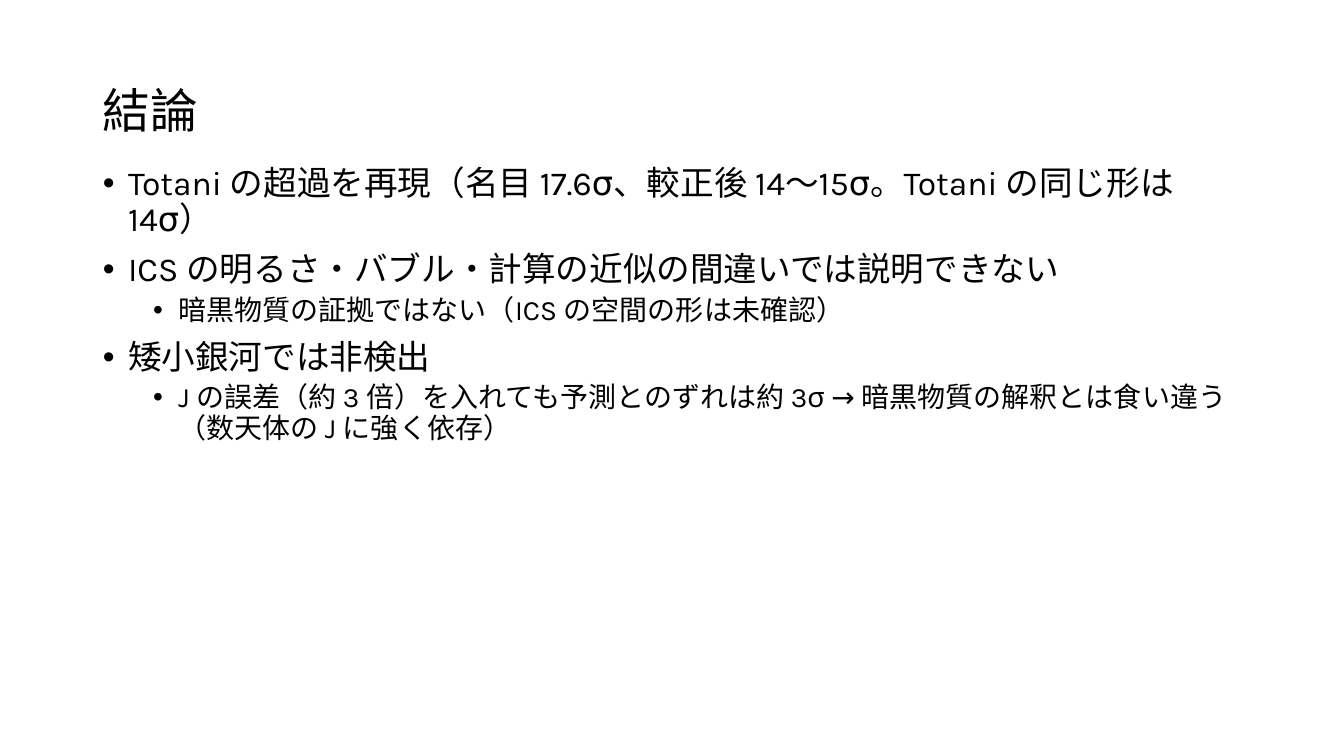
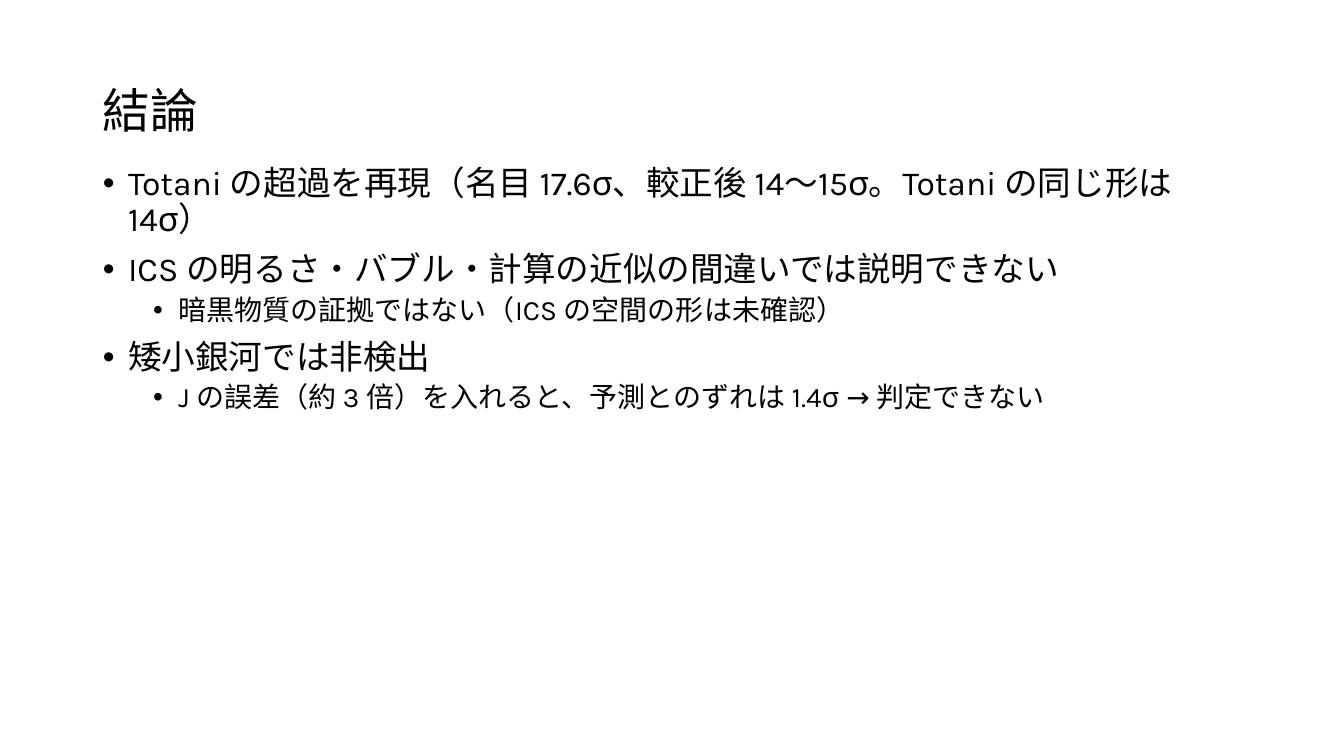
Before and after one commit to Mikann20041029/darkmatter-slides, a slide deck: slide 48 of slides/2026-10-03_研究進捗報告_claude_夕方版.pptx. Drawn at 1344x756 pixels with LibreOffice and Linux fonts; fonts in the diff are those of the drawing. Boxes give left, top, right and bottom in pixels: in the first picture for what was removed or moved away, otherwise in the second. Text is boxed around its words. In the diff, an @@ line names an element or a change of style, - is before the commit and + after.

```diff
--- a/slides/2026-10-03_研究進捗報告_claude_夕方版.pptx
+++ b/slides/2026-10-03_研究進捗報告_claude_夕方版.pptx
@@ text at (x1=178, y1=383, x2=1045, y2=410): text changed @@
-  • J の誤差（約 3 倍）を入れても予測とのずれは約 3σ → 暗黒物質の解釈とは食い違う（数天体の J に強く依存）
+  • J の誤差（約 3 倍）を入れると、予測とのずれは 1.4σ → 判定できない
```
Also in this commit, not shown: 6 other slides changed.
